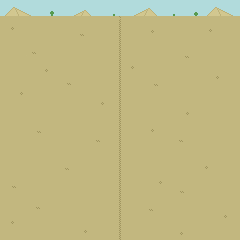
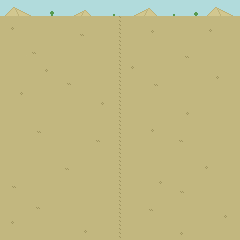
The second (240, 240) image is a revision of the first. Changes to its layers:
painted on "Layer 2" over [119, 18, 121, 240]
